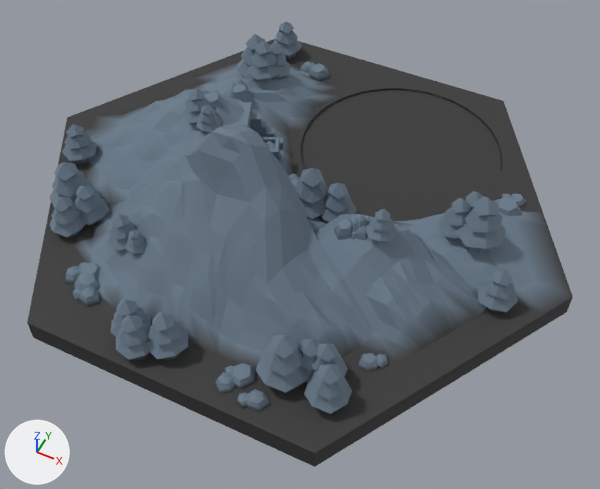
A saved change to the glTF model public/assets/ore.glb.
Rendered twice from a 50 mm lens placed at (35.5, -69.3, 80.9), pointed at (4.4, -7.3, 3.3). The lights are fixed; the arrows at lower left show +X, +Y and +Z. The picture after the commit comes second. Vertices at exactly the same position are counted once.

The first picture shows 'ore'.
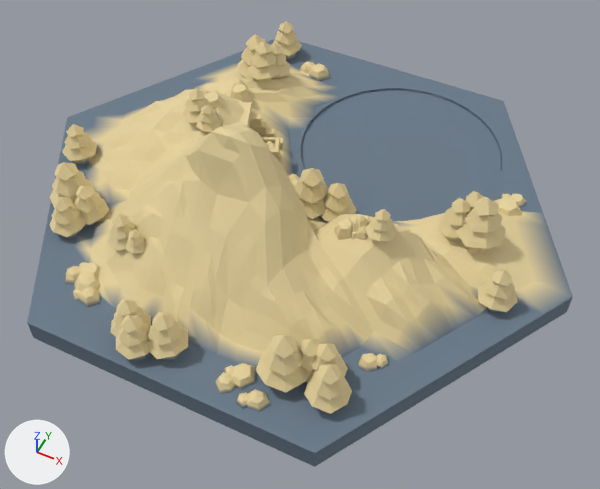
Pixel boxes (x1, y1, x2, y2) of what changed, in the pictures (600 x 489 px):
part 1 of me_ore, recoloured (greyish blue to beige)
    both: (49, 21, 567, 414)
part 2 of me_ore, recoloured (dark grey to greyish blue)
    both: (27, 39, 573, 467)

The edits, one by one:
me_ore has 6468 vertices, 12994 faces and spans x -37.0..37.0, y -32.0..32.0, z 0.0..21.8.
me_ore is used by ob_ore; location (0.0, 0.0, 0.0).
me_ore part 1: 11614 faces centred in x -31.8..32.9, y -31.4..30.1, z 3.1..21.8 are repainted in the vertex colours; the middle colour goes from greyish blue #6b7c8c to beige #e8d5a0.
me_ore part 2: 1380 faces centred in x -34.8..36.6, y -32.0..32.0, z 0.0..4.1 are repainted in the vertex colours; the middle colour goes from dark grey #3a3a3a to greyish blue #6b7c8c.
